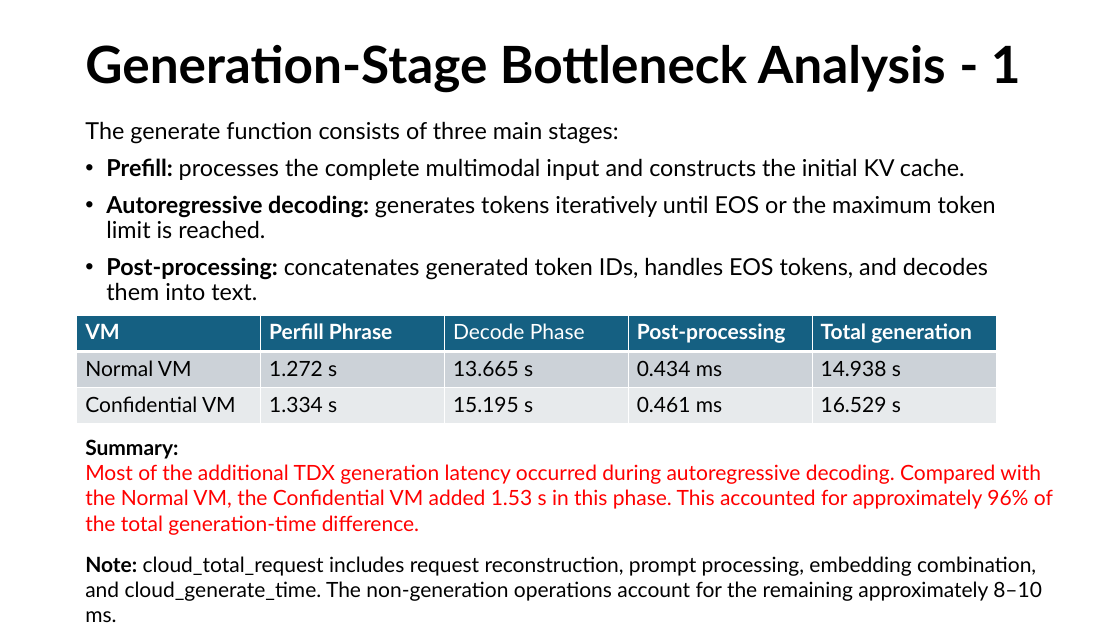
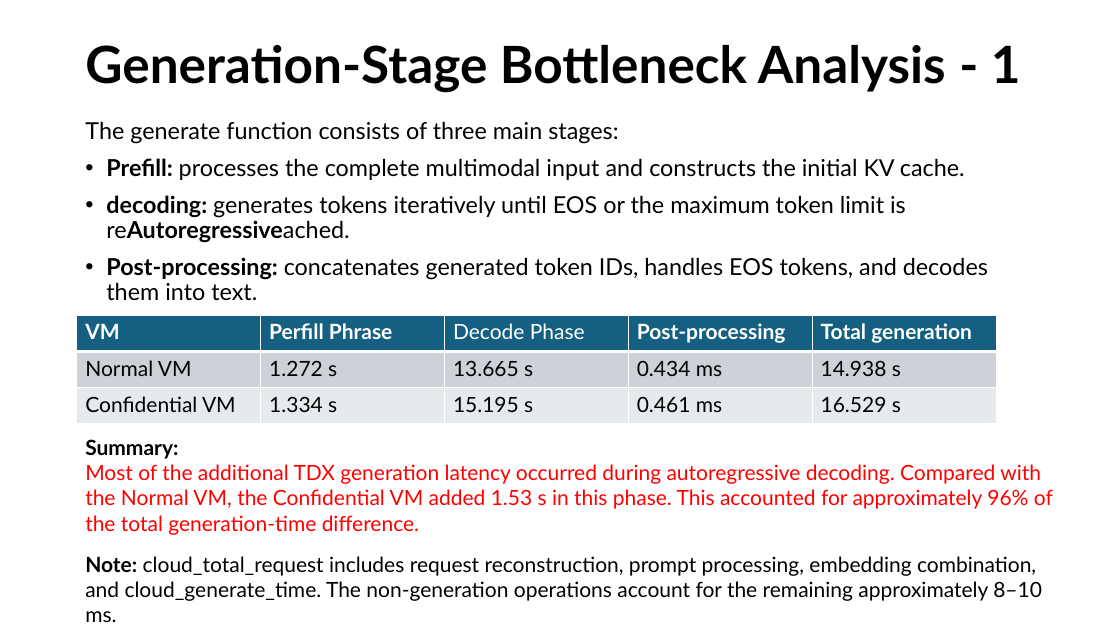
Before and after one commit to YMa10-ACS/CT5195-Master-capstone, a slide deck: slide 20 of Records/Initial experiment Result.pptx. Drawn at 1120x630 pixels with LibreOffice and Linux fonts; fonts in the diff are those of the drawing. Boxes give left, top, right and bottom in pixels: in the first picture for what was removed or moved away, otherwise in the second. Text is boxed around its words. In the diff, an @@ line names an element or a change of style, - is before the commit and + after.

```diff
--- a/Records/Initial experiment Result.pptx
+++ b/Records/Initial experiment Result.pptx
@@ text at (x1=106, y1=195, x2=906, y2=243): text changed @@
-• Autoregressive decoding: generates tokens iteratively until EOS or the maximum token limit is reached.
+• decoding: generates tokens iteratively until EOS or the maximum token limit is reAutoregressiveached.
```
Also in this commit, not shown: 1 other slide changed.
